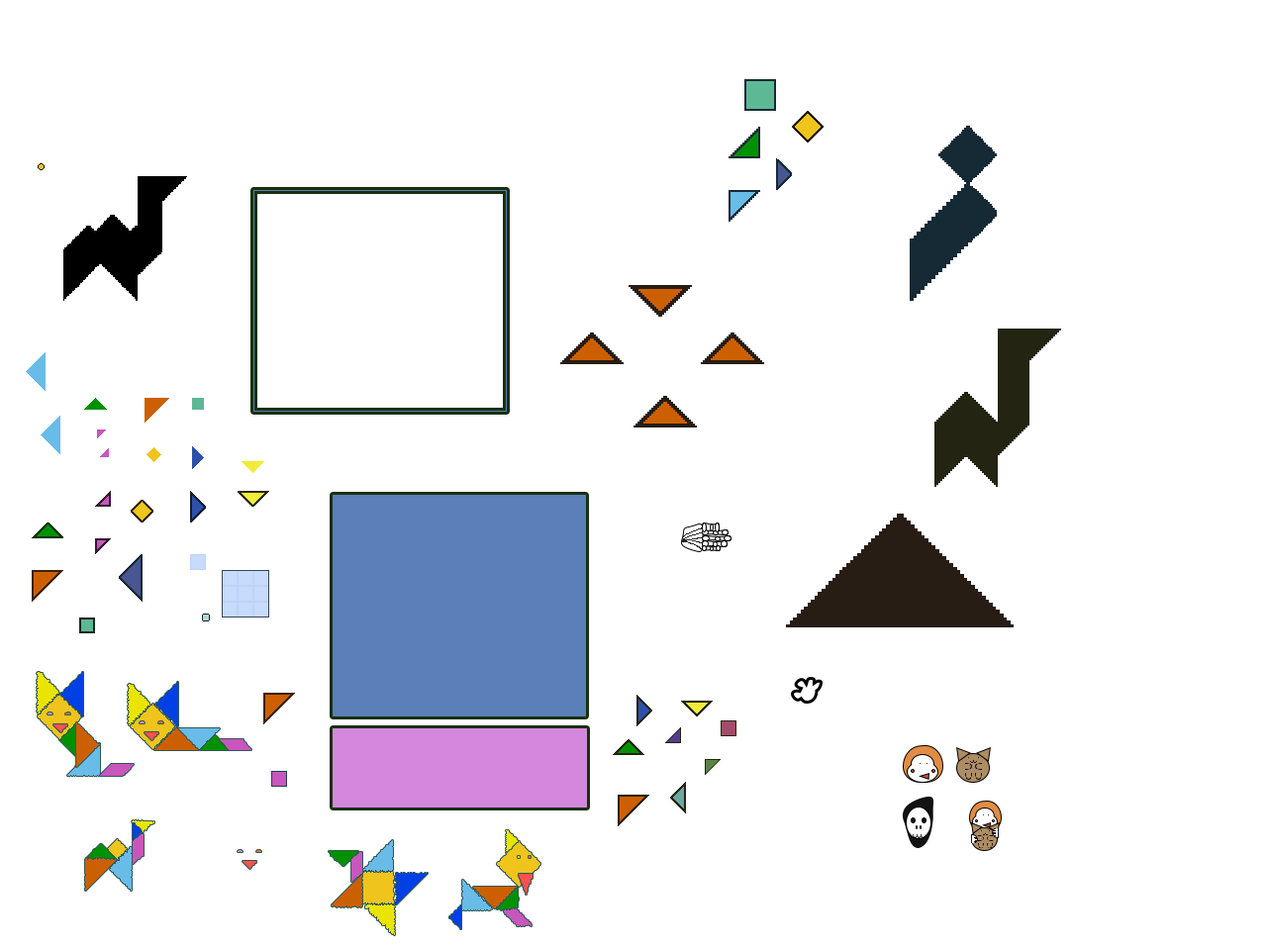
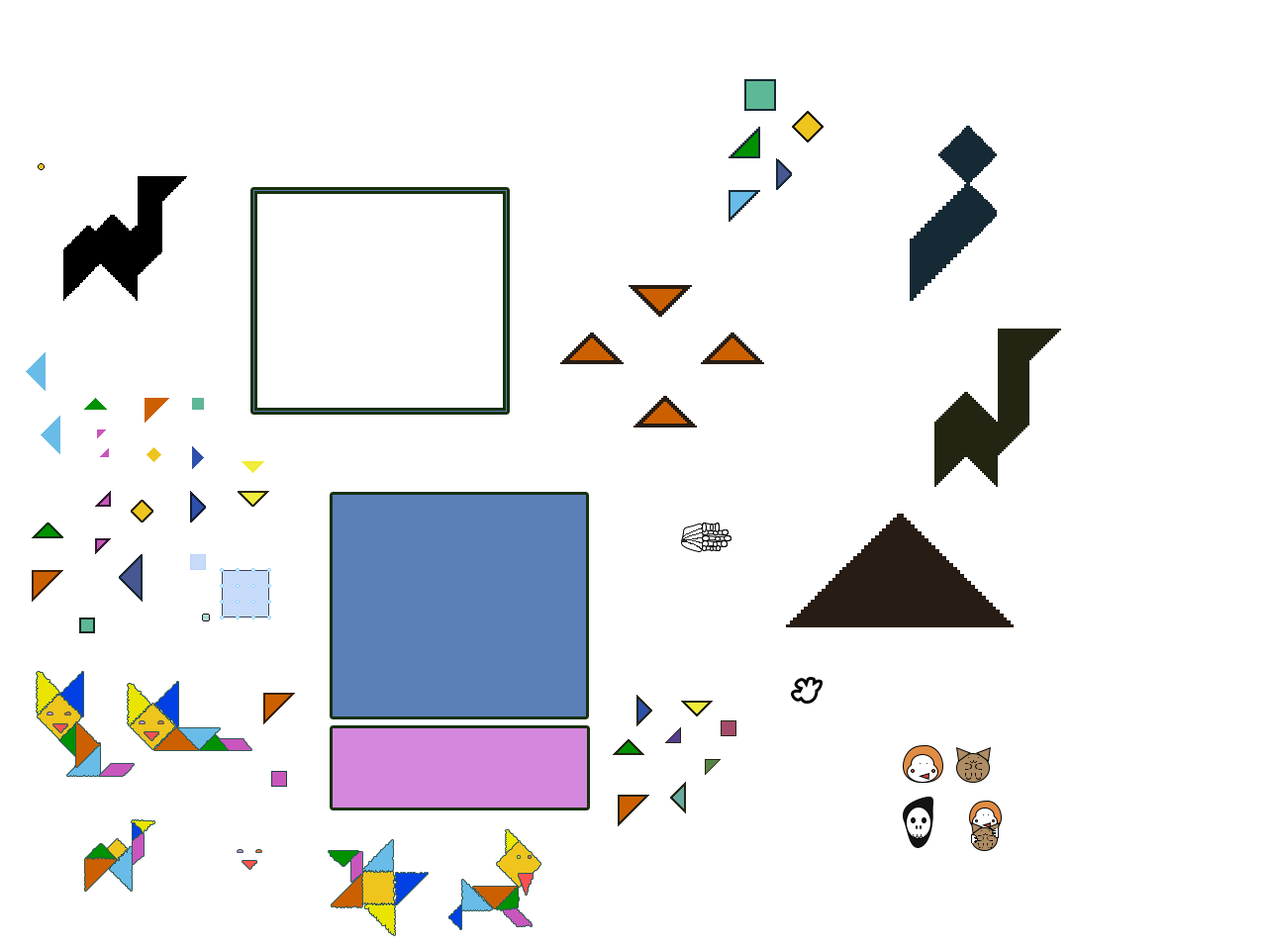
Comparing the layer stacks of the two 1267×950 images. Changes:
added layer "Эллипс 1 копия 16" above "Эллипс 1 копия 2" over [235, 615, 240, 620]
added layer "Эллипс 1 копия 2" above "Эллипс 1 копия 15" over [235, 599, 240, 604]
added layer "Эллипс 1 копия 15" above "Эллипс 1 копия 4" over [251, 615, 256, 620]
added layer "Эллипс 1 копия 4" above "Эллипс 1 копия 6" over [251, 599, 256, 604]
added layer "Эллипс 1 копия 6" above "Эллипс 1 копия 14" over [251, 568, 256, 572]
added layer "Эллипс 1 копия 14" above "Эллипс 1 копия 13" over [267, 615, 272, 620]
added layer "Эллипс 1 копия 13" above "Эллипс 1 копия 12" over [267, 599, 272, 604]
added layer "Эллипс 1 копия 12" above "Эллипс 1 копия 7" over [267, 583, 272, 588]
added layer "Эллипс 1 копия 7" above "Эллипс 1 копия 3" over [267, 568, 272, 572]
added layer "Эллипс 1 копия 3" above "Эллипс 1 копия 11" over [251, 583, 256, 588]
added layer "Эллипс 1 копия 11" above "Эллипс 1 копия 10" over [219, 615, 224, 620]
added layer "Эллипс 1 копия 10" above "Эллипс 1 копия 9" over [219, 599, 224, 604]
added layer "Эллипс 1 копия 9" above "Эллипс 1 копия 8" over [219, 583, 224, 588]
added layer "Эллипс 1 копия 8" above "Эллипс 1 копия 5" over [219, 568, 224, 572]
added layer "Эллипс 1 копия" above "Эллипс 1" over [235, 583, 240, 588]
painted on "Прямоугольник 4 копия 7" over [237, 601, 254, 617]
painted on "Прямоугольник 4 копия 9" over [237, 585, 254, 602]
painted on "Прямоугольник 4 копия 3" over [237, 570, 254, 586]
painted on "Прямоугольник 4 копия 6" over [253, 601, 269, 617]
painted on "Прямоугольник 4 копия 4" over [253, 570, 269, 586]
painted on "Прямоугольник 4 копия 5" over [222, 601, 238, 617]
painted on "Прямоугольник 4 копия 10" over [253, 585, 269, 602]
painted on "Прямоугольник 4 копия 8" over [222, 585, 238, 602]
painted on "Прямоугольник 4 копия 2" over [222, 570, 238, 586]
…and 1 more changes (1 added)
